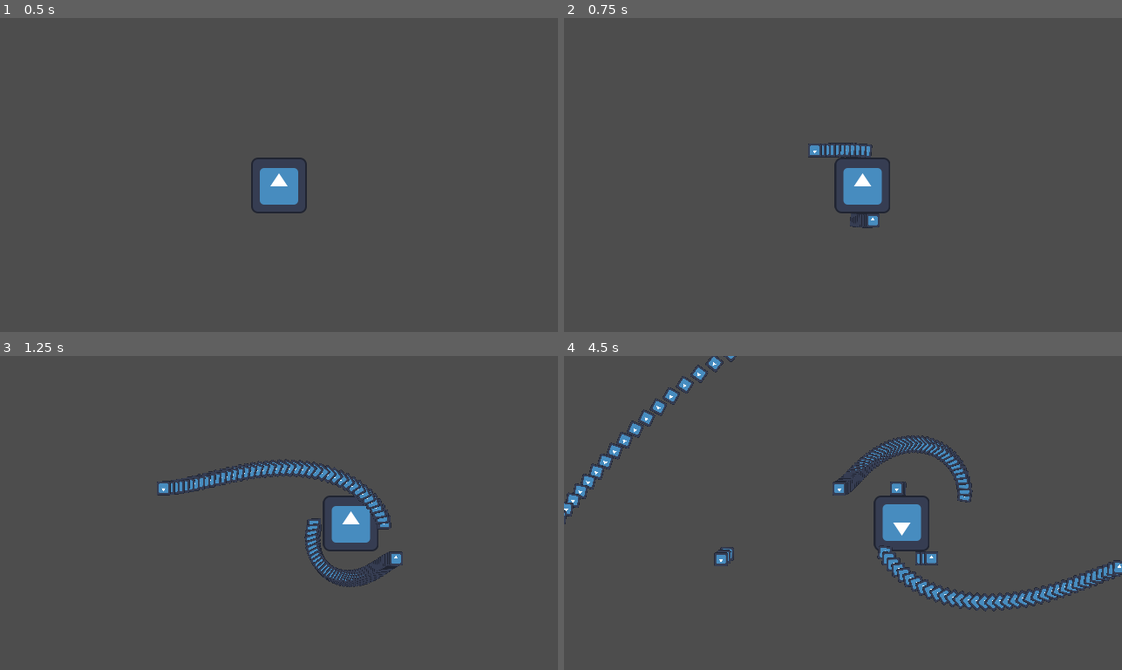
Above: before the commit, frames 1-4 (two rows, left to right).
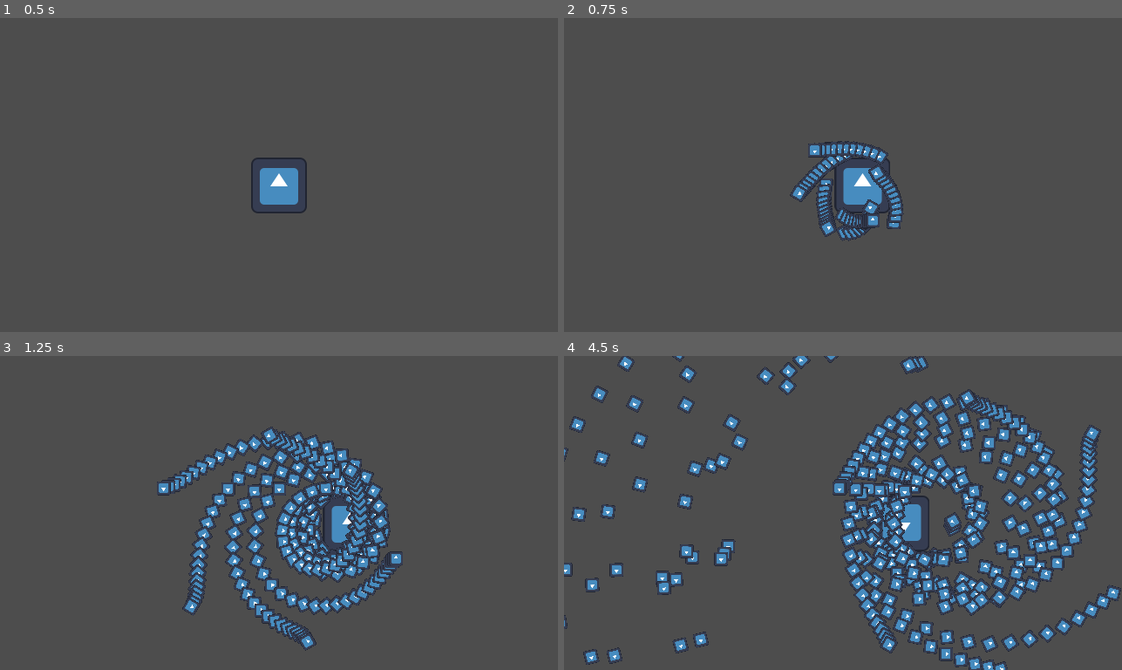
Above: after the commit, the same moments.

Repository: I-Am-Xil/Prototypes.GD
Game: Godot game, scene res://World.tscn
Same seed, same stepped clock (60 frames per second), same inputs: the game is played once before the commit and once after it. The engine's default icon, where the game draws it, is replaced by a stand-in: a white triangle on a blue panel in a dark square.
Inputs:
- Up to frame 1 (0.5 s): no input
- Up to frame 2 (0.75 s): tap Enter at 0.5 s; hold D (Move_Right) from 0.53 s (still down); hold Space (Shoot) from 0.53 s (still down)
- Up to frame 3 (1.25 s): keep holding D (Move_Right); keep holding Space (Shoot)
- Up to frame 4 (4.5 s): release D (Move_Right) at 1.28 s; release Space (Shoot) at 1.28 s; hold S (Move_Down) 1.28-2.03 s; tap Space (Shoot) at 1.35, 2.85, 4.35 s; hold D (Move_Right) 2.03-2.78 s; hold Space (Shoot) 2.03-2.78 s; hold W (Move_Up) 2.78-3.53 s; hold Space (Shoot) 3.53-4.28 s; hold A (Move_Left) from 3.53 s (still down)

Frame 1 is identical in both runs. In frame 2, 1.4% of the frame differs, in the area x 40-61%, y 39-72%; in frame 3, 7.9%; in frame 4, 16%, in the area x 0-100%, y 0-100%.

Commit message:
Fixed bullet input and spawn related bugs

Diff:
--- a/bullet-hell/Player.tscn
+++ b/bullet-hell/Player.tscn
@@ -24,5 +24,3 @@
 BulletScene = ExtResource("4_05wog")
 
 [node name="Timer" type="Timer" parent="BulletController"]
-
-[node name="GPUParticles2D" type="GPUParticles2D" parent="."]
--- a/bullet-hell/bullet_spawner.gd
+++ b/bullet-hell/bullet_spawner.gd
@@ -6,27 +6,22 @@
 @onready var player_node:CharacterBody2D = get_parent()
 @onready var fire_rate_timer: Timer = $Timer
 
-const ARM_NUMBER: float = 2.0
+const ARM_NUMBER: float = 6.0
 const DISPERSION: float = 0.0
-#WARNING: un fire rate igual al physics process o mayor o igual al doble del mismo causa un bug en la generacion de balas
-#   FIRE_RATE = {60, 120, 121, ...}
-const FIRE_RATE: float = 59.0
+const FIRE_RATE: float = 1.0/60.0 #NOTE: Anything above the physics update frame rate makes no sense
 const BULLET_SPEED: int = 200
 const MULTISHOT: int = 1
 
-var bullet_dance: int = 1
+enum {VOID_FIRST_BULLET = 1}
 
-func _ready() -> void:
-    return
+var bullet_dance: int = 0
 
 
 func _physics_process(delta: float) -> void:
-
     if Input.is_action_pressed("Shoot"):
         bullet_dance += 1
         if fire_rate_timer.is_stopped():
-            fire_rate_timer.start(1.0/FIRE_RATE)
-            print(fire_rate_timer.time_left)
+            fire_rate_timer.start(FIRE_RATE)
 
     if Input.is_action_just_released("Shoot"):
         await fire_rate_timer.timeout
@@ -34,7 +29,8 @@
         bullet_dance = 0
         return
 
-    if fire_rate_timer.time_left < fire_rate_timer.wait_time - delta or fire_rate_timer.time_left == fire_rate_timer.wait_time or fire_rate_timer.is_stopped():
+    #NOTE: Desperation statement a.k.a. fixes weird input handling related bugs
+    if fire_rate_timer.time_left < fire_rate_timer.wait_time - delta or fire_rate_timer.is_stopped() or bullet_dance == VOID_FIRST_BULLET:
         return
 
     var arm_counter: int = 0
@@ -43,6 +39,7 @@
         #NOTE: This zone is literaly just like writing shaders
         #   Make sure to save the ones you like
         #   if pattern is inconsistent: Use the bullet_dance variable instead of Time.get_ticks_msec()
+        #   don't worry about the hardcoded constants that's just how pattern creation operations work
 
         # bullet.rotation = bullet_angle(player_node.rotation, ARM_NUMBER, arm_counter, 3*PI/4.0, DISPERSION, 5*Time.get_ticks_msec()/1000.0)
         # bullet.rotation = bullet_angle(0, ARM_NUMBER, arm_counter, 3*PI/4.0, DISPERSION, Time.get_ticks_msec()/1000.0)
@@ -52,12 +49,6 @@
         bullet.position = global_position + 10*Vector2(remap(round((1.0+sin(i))/2.0), 0, 1, -4, 0), 4).rotated(bullet.rotation)
         bullet_dance += 1
 
-        """
-        NOTE: idk what it does but it makes a flower somehow with sides in range(1, 4)->
-        var sides: float = 4
-        bullet.position = global_position + Vector2(25, 0).rotated(bullet.rotation) + 25*Vector2(cos(floor(0.5 + i*PI/sides)), 0).rotated(bullet.rotation)
-        """
-
         bullet.bullet_speed = BULLET_SPEED
         arm_counter += 1
         if arm_counter >= ARM_NUMBER:
@@ -66,9 +57,5 @@
     return
 
 
-func _process(_delta: float) -> void:
-    pass
-
-
 func bullet_angle(initial_rotation: float, arm_number: float, arm_counter: int, arm_separation: float, inaccuracy: float, offset: float) -> float:
     return initial_rotation + 2*arm_counter*(PI + arm_separation)/arm_number + offset + randf_range(-inaccuracy, inaccuracy)
--- a/bullet-hell/project.godot
+++ b/bullet-hell/project.godot
@@ -21,6 +21,7 @@
 window/size/viewport_height=360
 window/stretch/mode="viewport"
 window/stretch/scale_mode="integer"
+window/vsync/vsync_mode=2
 
 [input]
 
